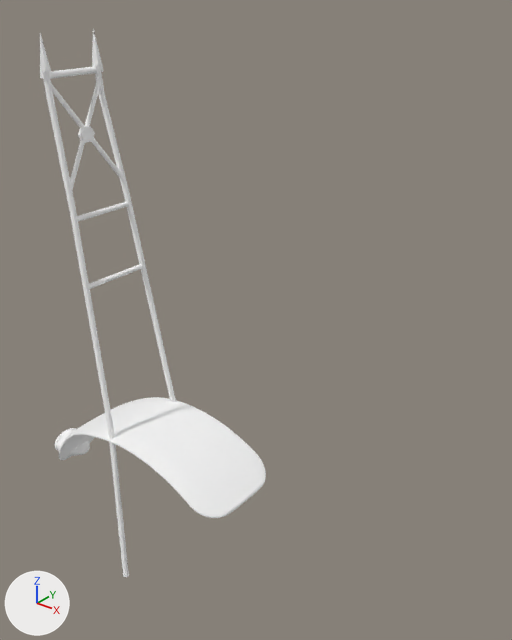
One commit to the glTF model Data/BikesV2/kits/kazeda_chopper__tail1.glb: the scene before it, then after it.
The view is the same before and after, from a 50 mm lens placed at (0.937, -0.853, 1.54), pointed at (0.196, 0.074, 0.966). Lighting does not change. The marker at lower left points along +X, +Y and +Z. The picture after the commit comes second. Vertices at exactly the same position are counted once.

Names of what the first picture shows: 'kazeda_chopper__tail1'.
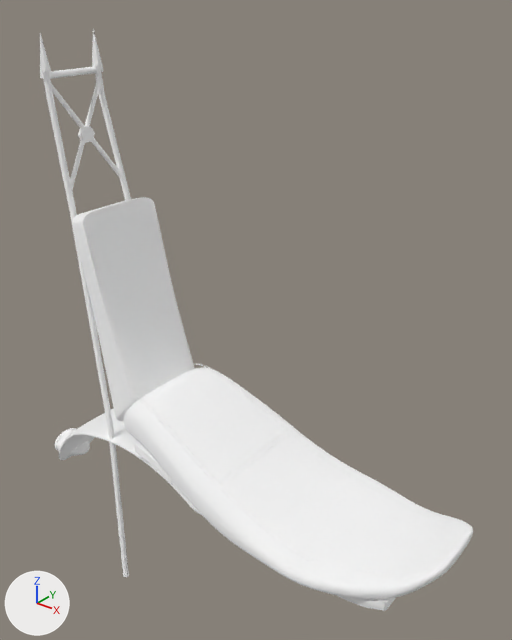
Boxes [x1, y1, x2, y2] around the edits, measured in the pictures (512 x 640 px):
'kazeda_chopper__tail1', reshaped (91% wider, 6% taller)
    before: [40, 29, 266, 577]
    after: [40, 29, 473, 611]
part 1 of me_mesh_0, added
    after: [72, 197, 473, 611]

Diff of the bpy script that builds the scene:
```diff
--- a/Data/BikesV2/kits/kazeda_chopper__tail1.glb.py
+++ b/Data/BikesV2/kits/kazeda_chopper__tail1.glb.py
@@ mat_s106 @@
+mat_s106 = principled_material('s106')
+mat_s106.base_color = (1.0, 1.0, 1.0)  # white #ffffff
+mat_s106.metallic = 1.0
+mat_s106.roughness = 1.0
@@ mat_s014 @@
+mat_s014 = principled_material('s014')
+mat_s014.base_color = (1.0, 1.0, 1.0)  # white #ffffff
+mat_s014.metallic = 1.0
+mat_s014.roughness = 1.0
@@ me_mesh_0 @@
 # used by ob_kazeda_chopper__tail1; location = (0.0, 0.0, 0.0)
-me_mesh_0.from_pydata(...)  # 10084 vertices, 20050 faces; spans x -0.363..0.23, y -0.134..0.134, z 0.359..1.452
+me_mesh_0.from_pydata(...)  # 17270 vertices, 29128 faces; spans x -0.363..0.664, y -0.148..0.147, z 0.359..1.452
+# me_mesh_0 part 1: 7186 vertices added at x -0.12..0.664, y -0.148..0.147, z 0.616..1.152
 me_mesh_0.materials.append(mat_s015)
@@ me_mesh_0 @@
 me_mesh_0.materials.append(mat_s137)
+me_mesh_0.materials.append(mat_s014)  # white #ffffff
+me_mesh_0.materials.append(mat_s106)  # white #ffffff
```
